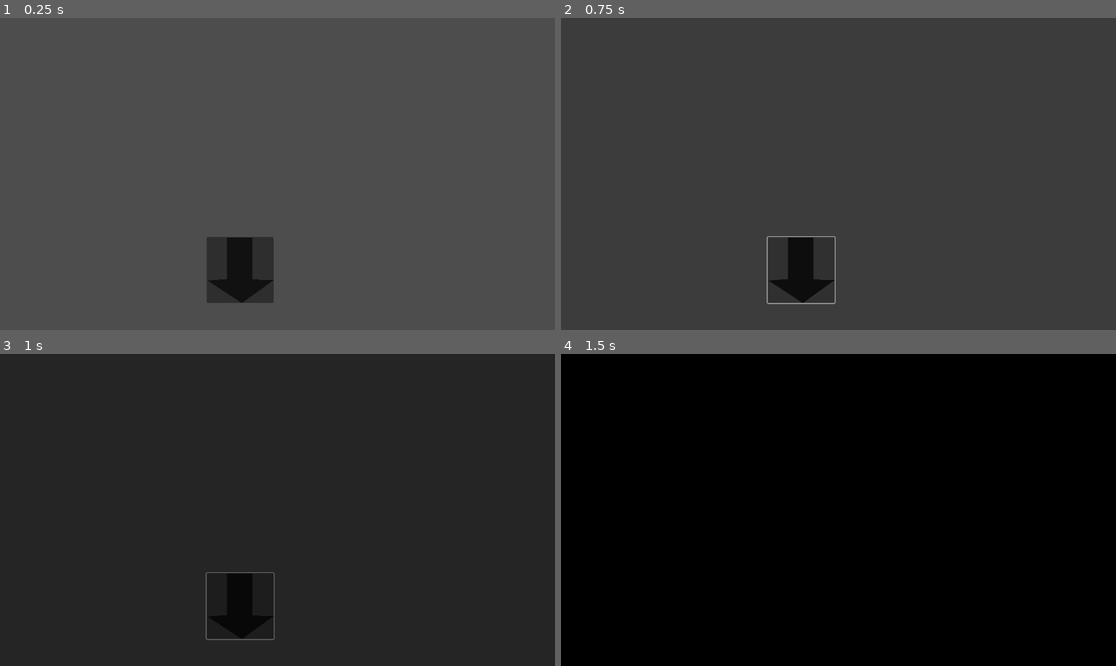
Above: before the commit, frames 1-4 (two rows, left to right).
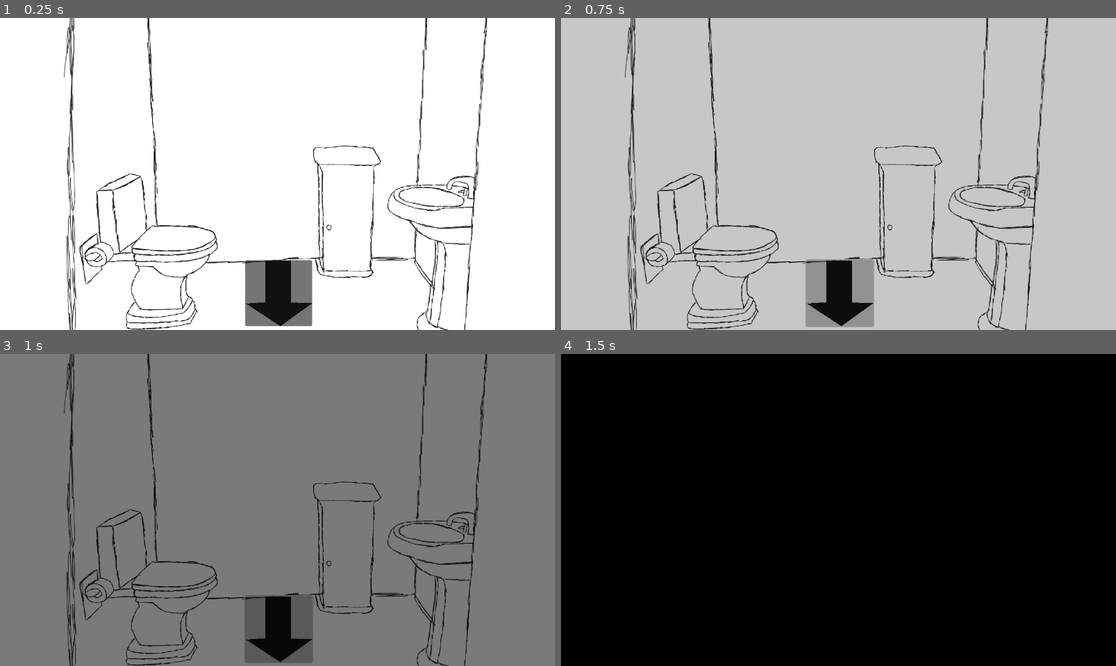
Above: after the commit, the same moments.

Repository: OblivionGoose/ela-project
Game: Godot game, scene res://scenes/Room Scenes/bathroom.tscn
Two runs of this game, one before a commit and one after it. Both use one fixed random seed, a clock stepped at 60 frames per second and the inputs below. This scene is started directly instead of the project's main scene.
Inputs (mouse positions are in pixels of both pictures, inside the frame that each line leads up to; where the layout moved, square brackets give the same spot in the first picture):
- Up to frame 1 (0.25 s): no input
- Up to frame 2 (0.75 s): click (838, 292) [799, 270] at 0.5 s
- Up to frame 3 (1 s): no input
- Up to frame 4 (1.5 s): tap Enter (ui_accept) at 1.25 s; hold Right (ui_right) from 1.28 s (still down)

The runs differ from the first frame. In frame 1, 99% of the frame differs, in the area x 0-100%, y 0-100%; in frame 2, 99%; in frame 3, 98%; in frame 4, nothing differs.
Error in both runs: Invalid call. Nonexistent function 'change_2d_scene' in base 'Nil'. (res://scripts/room)

Commit message:
added new sprites and fixed some code

Diff:
--- a/scenes/Room Scenes/bathroom.tscn
+++ b/scenes/Room Scenes/bathroom.tscn
@@ -1,15 +1,16 @@
-[gd_scene load_steps=2 format=3 uid="uid://go6aip17ypsy"]
+[gd_scene load_steps=3 format=3 uid="uid://go6aip17ypsy"]
 
 [ext_resource type="Script" uid="uid://bysgypdoku65s" path="res://scripts/room scripts/bathroom.gd" id="1_fed4x"]
+[ext_resource type="Texture2D" uid="uid://pk68cd0vlgct" path="res://Assets/sprites/room sprites/6610123932731351380.png" id="2_ijjg3"]
 
 [node name="bathroom" type="Node2D"]
 script = ExtResource("1_fed4x")
 
 [node name="Button" type="Button" parent="."]
-offset_left = 429.0
-offset_top = 455.0
-offset_right = 568.0
-offset_bottom = 592.0
+offset_left = 509.0
+offset_top = 503.0
+offset_right = 648.0
+offset_bottom = 640.0
 
 [node name="Arrow" type="Polygon2D" parent="Button"]
 position = Vector2(108.00003, 23.000008)
@@ -29,3 +30,9 @@
 color = Color(0, 0, 0, 1)
 polygon = PackedVector2Array(-206, -36.75, 183.5, -38.75, 185.5, 155.75, -202.5, 157.25)
 uv = PackedVector2Array(-206, -36.75, 183.5, -38.75, 185.5, 155.75, -202.5, 157.25)
+
+[node name="Sprite2D" type="Sprite2D" parent="."]
+z_index = -1
+position = Vector2(574.5, 316.5)
+scale = Vector2(0.64739585, 0.6472222)
+texture = ExtResource("2_ijjg3")
--- a/scenes/Room Scenes/bedroom.tscn
+++ b/scenes/Room Scenes/bedroom.tscn
@@ -1,15 +1,16 @@
-[gd_scene load_steps=2 format=3 uid="uid://cueowk2svprw6"]
+[gd_scene load_steps=3 format=3 uid="uid://cueowk2svprw6"]
 
 [ext_resource type="Script" uid="uid://0bxjsv40qakq" path="res://scripts/room scripts/bedroom.gd" id="1_iw0c1"]
+[ext_resource type="Texture2D" uid="uid://dp3hljw2qibbf" path="res://Assets/sprites/room sprites/7617254170998359426.png" id="2_oxh5v"]
 
 [node name="bedroom" type="Node2D"]
 script = ExtResource("1_iw0c1")
 
 [node name="Button" type="Button" parent="."]
 offset_left = 517.0
-offset_top = 457.0
+offset_top = 511.0
 offset_right = 656.0
-offset_bottom = 594.0
+offset_bottom = 648.0
 
 [node name="Arrow" type="Polygon2D" parent="Button"]
 position = Vector2(108.00003, 23.000008)
@@ -29,3 +30,9 @@
 color = Color(0, 0, 0, 1)
 polygon = PackedVector2Array(-206, -36.75, 183.5, -38.75, 185.5, 155.75, -202.5, 157.25)
 uv = PackedVector2Array(-206, -36.75, 183.5, -38.75, 185.5, 155.75, -202.5, 157.25)
+
+[node name="Sprite2D" type="Sprite2D" parent="."]
+z_index = -1
+position = Vector2(571, 327)
+scale = Vector2(0.62395835, 0.6333333)
+texture = ExtResource("2_oxh5v")
--- a/scenes/Room Scenes/upstairs_hallway.tscn
+++ b/scenes/Room Scenes/upstairs_hallway.tscn
@@ -1,17 +1,19 @@
-[gd_scene load_steps=2 format=3 uid="uid://bdj65mkpm5v0h"]
+[gd_scene load_steps=3 format=3 uid="uid://bdj65mkpm5v0h"]
 
 [ext_resource type="Script" uid="uid://28odfeuqd5nf" path="res://scripts/room scripts/upstairs_hallway.gd" id="1_dnty6"]
+[ext_resource type="Texture2D" uid="uid://dxgwmv241g0oj" path="res://Assets/sprites/room sprites/7667601001526705288.png" id="2_rl4oe"]
 
 [node name="Upstairs_hallway" type="Node2D"]
 script = ExtResource("1_dnty6")
 
 [node name="Button" type="Button" parent="."]
-offset_left = 483.0
-offset_top = 66.0
-offset_right = 622.0
-offset_bottom = 203.0
+offset_left = 788.0
+offset_top = 279.0
+offset_right = 957.0
+offset_bottom = 607.0
 
 [node name="Arrow" type="Polygon2D" parent="Button"]
+visible = false
 position = Vector2(108.00003, 3.0000076)
 scale = Vector2(1.5733694, 1.3625)
 color = Color(0.07, 0.07, 0.07, 1)
@@ -19,12 +21,13 @@
 uv = PackedVector2Array(-22.25, 83.75, 24.25, 59.25, -4.75, 55.75, -6.75, -15.25, -42.25, -16.25, -41.75, 46.25, -67.75, 52.75, -29.25, 83.75)
 
 [node name="Button2" type="Button" parent="."]
-offset_left = 97.0
-offset_top = 220.0
-offset_right = 255.0
-offset_bottom = 339.0
+offset_left = 423.0
+offset_top = 95.0
+offset_right = 590.0
+offset_bottom = 667.0
 
 [node name="Arrow" type="Polygon2D" parent="Button2"]
+visible = false
 position = Vector2(106, 5.0000076)
 scale = Vector2(1.5733694, 1.3625)
 color = Color(0.07, 0.07, 0.07, 1)
@@ -32,10 +35,10 @@
 uv = PackedVector2Array(-22.25, 83.75, 24.25, 59.25, -4.75, 55.75, -6.75, -15.25, -42.25, -16.25, -41.75, 46.25, -67.75, 52.75, -29.25, 83.75)
 
 [node name="Button3" type="Button" parent="."]
-offset_left = 920.0
-offset_top = 437.0
-offset_right = 1076.0
-offset_bottom = 553.0
+offset_left = 968.0
+offset_top = 497.0
+offset_right = 1124.0
+offset_bottom = 613.0
 
 [node name="Arrow" type="Polygon2D" parent="Button3"]
 position = Vector2(128.00003, 3.0000076)
@@ -55,3 +58,9 @@
 color = Color(0, 0, 0, 1)
 polygon = PackedVector2Array(-206, -36.75, 183.5, -38.75, 185.5, 155.75, -202.5, 157.25)
 uv = PackedVector2Array(-206, -36.75, 183.5, -38.75, 185.5, 155.75, -202.5, 157.25)
+
+[node name="Sprite2D" type="Sprite2D" parent="."]
+z_index = -1
+position = Vector2(572.5, 324)
+scale = Vector2(0.6213543, 0.6407408)
+texture = ExtResource("2_rl4oe")
--- a/scenes/game_controller.tscn
+++ b/scenes/game_controller.tscn
@@ -50,7 +50,7 @@
 
 [node name="RichTextLabel6" type="RichTextLabel" parent="World2D"]
 modulate = Color(1, 1, 1, 0)
-z_index = 1
+z_index = 3
 offset_left = 346.0
 offset_top = 146.0
 offset_right = 752.0
--- a/scripts/World2d.gd
+++ b/scripts/World2d.gd
@@ -146,8 +146,6 @@
 		is_fade_out = false
 		is_fade_in = true
 		audio.play()
-		nightchange_text.clear()
-		nightchange_text.add_text(globals.time_of_day)
 		clock.timeout.disconnect(Clock)
 		clock.set_wait_time(5.0)
 		clock.start()
@@ -158,13 +156,14 @@
 		is_fade_out = false
 		is_fade_in = true
 		audio.play()
-		nightchange_text.clear()
-		nightchange_text.add_text(globals.time_of_day)
 		clock.timeout.disconnect(Clock)
 		clock.set_wait_time(5.0)
 		hour = 14
 		clock.start()
 		clock.timeout.connect(night_transition)
+
+	nightchange_text.clear()
+	nightchange_text.add_text(globals.time_of_day)
 	text_daytime.clear()
 	text_daytime.add_text(str(globals.time_of_day))
 
Binary file added: Assets/sprites/room sprites/6610123932731351380.png
Not shown, added: Assets/sprites/room sprites/6610123932731351380.png.import
Binary file added: Assets/sprites/room sprites/7617254170998359426.png
Not shown, added: Assets/sprites/room sprites/7617254170998359426.png.import
Binary file added: Assets/sprites/room sprites/7667601001526705288.png
Not shown, added: Assets/sprites/room sprites/7667601001526705288.png.import
